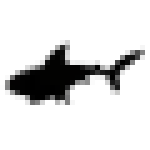
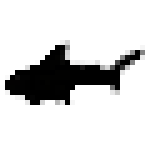
Layer changes from the first w=150, h=150 image to the second:
painted on "images (1).jpg" over [left=5, top=45, right=140, bottom=105]
